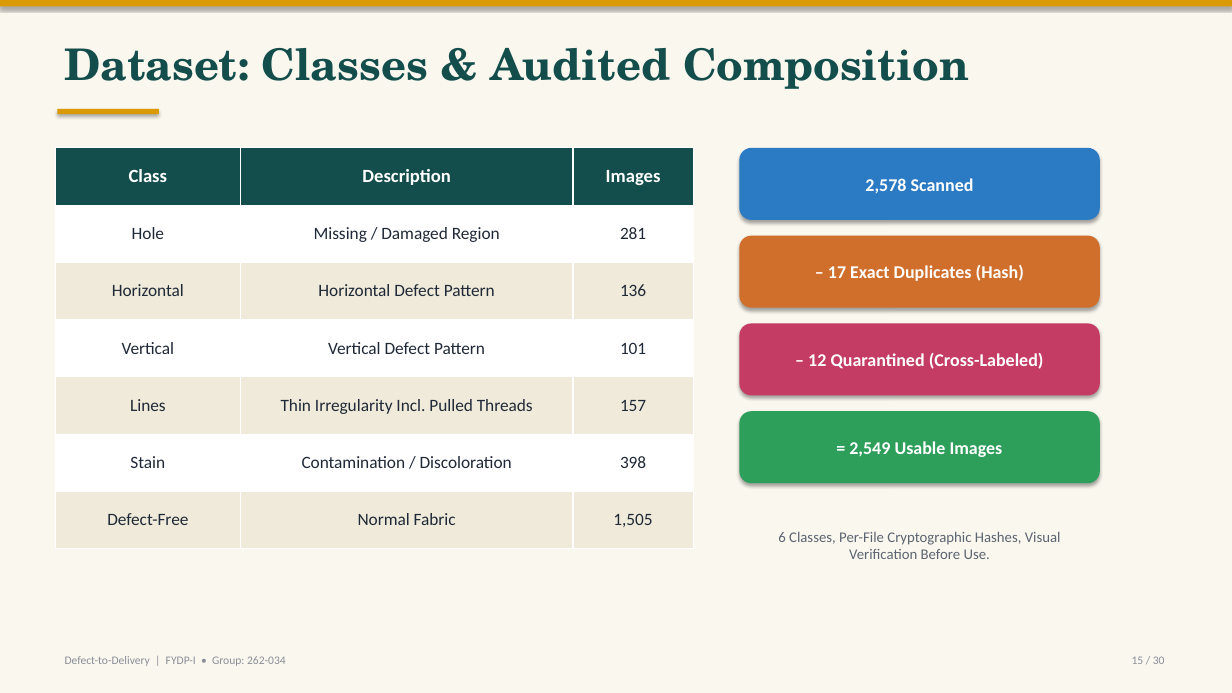
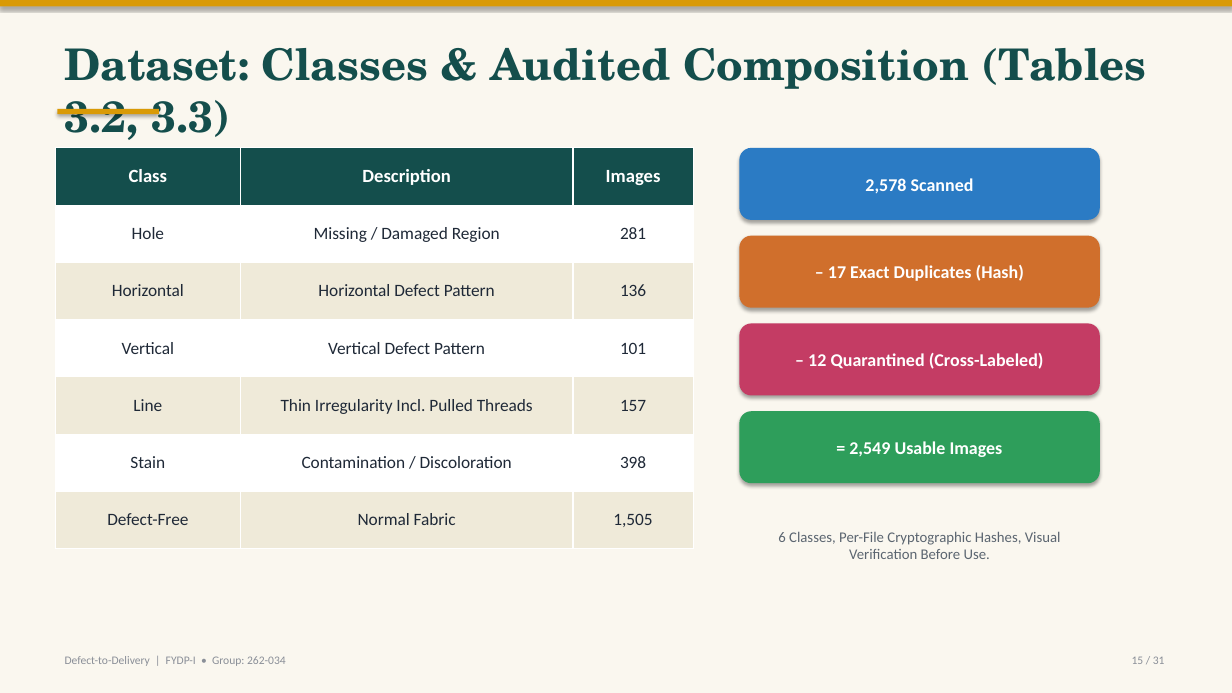
Before and after one commit to labib-ux/FYDP, a slide deck: slide 15 of slides/FYDP-I_Defect-to-Delivery.pptx. Drawn at 1232x693 pixels with LibreOffice and Linux fonts; fonts in the diff are those of the drawing. Boxes give left, top, right and bottom in pixels: in the first picture for what was removed or moved away, otherwise in the second. Text is boxed around its words. In the diff, an @@ line names an element or a change of style, - is before the commit and + after.

Commit message:
Align deck to report: Table 5.1 budget, Table 3.7 plan, report fig refs, CEP slide, benchmark fixes (31 slides)

```diff
--- a/slides/FYDP-I_Defect-to-Delivery.pptx
+++ b/slides/FYDP-I_Defect-to-Delivery.pptx
@@ text at (x1=65, y1=48, x2=1147, y2=140): text changed @@
-Dataset: Classes & Audited Composition
+Dataset: Classes & Audited Composition (Tables 3.2, 3.3)
@@ table at (x1=55, y1=148, x2=693, y2=549) @@
-row 5, column 1: Lines
+row 5, column 1: Line
@@ text at (x1=1132, y1=656, x2=1165, y2=664): text changed @@
-15 / 30
+15 / 31
```
Also in this commit, not shown: 29 other slides changed, 1 slide added.
